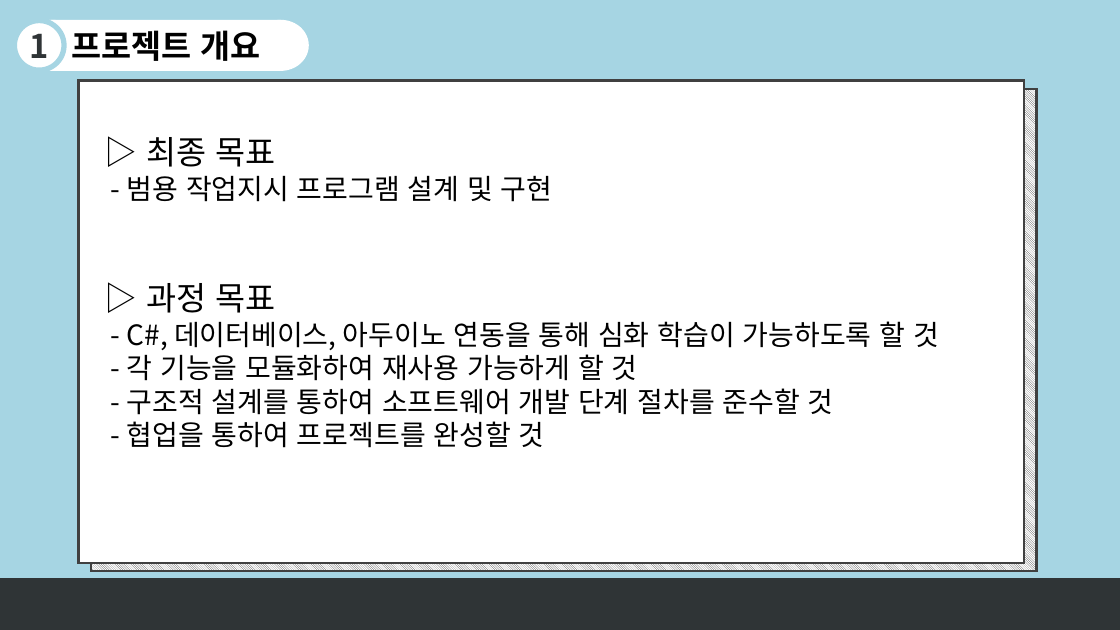
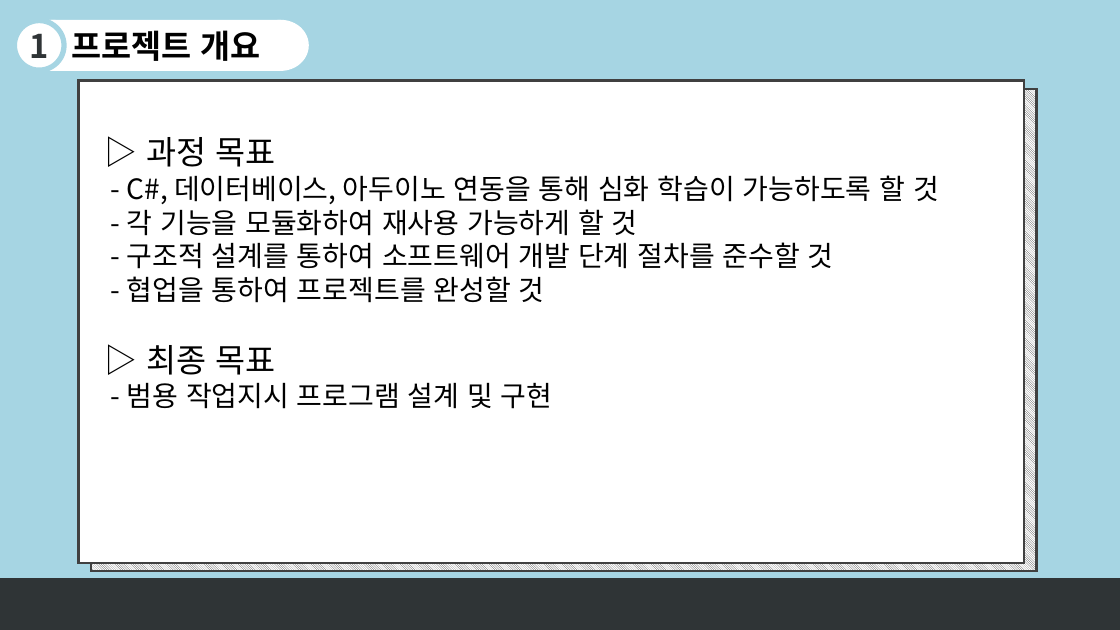
Before and after one commit to sjin9696/Aduino_C_sharp_1Team, a slide deck: slide 4 of 문서자료/발표자료.pptx. Drawn at 1120x630 pixels with LibreOffice and Linux fonts; fonts in the diff are those of the drawing. Boxes give left, top, right and bottom in pixels: in the first picture for what was removed or moved away, otherwise in the second. Text is boxed around its words. In the diff, an @@ line names an element or a change of style, - is before the commit and + after.

Commit message:
발표자료 V0.9.6
PM 승인 대기

```diff
--- a/문서자료/발표자료.pptx
+++ b/문서자료/발표자료.pptx
@@ text at (127, 137, 553, 202): paragraphs removed @@
-▷ 최종 목표
-- 범용 작업지시 프로그램 설계 및 구현
@@ text at (127, 345, 553, 409): paragraphs added @@
+▷ 최종 목표
+- 범용 작업지시 프로그램 설계 및 구현
```
